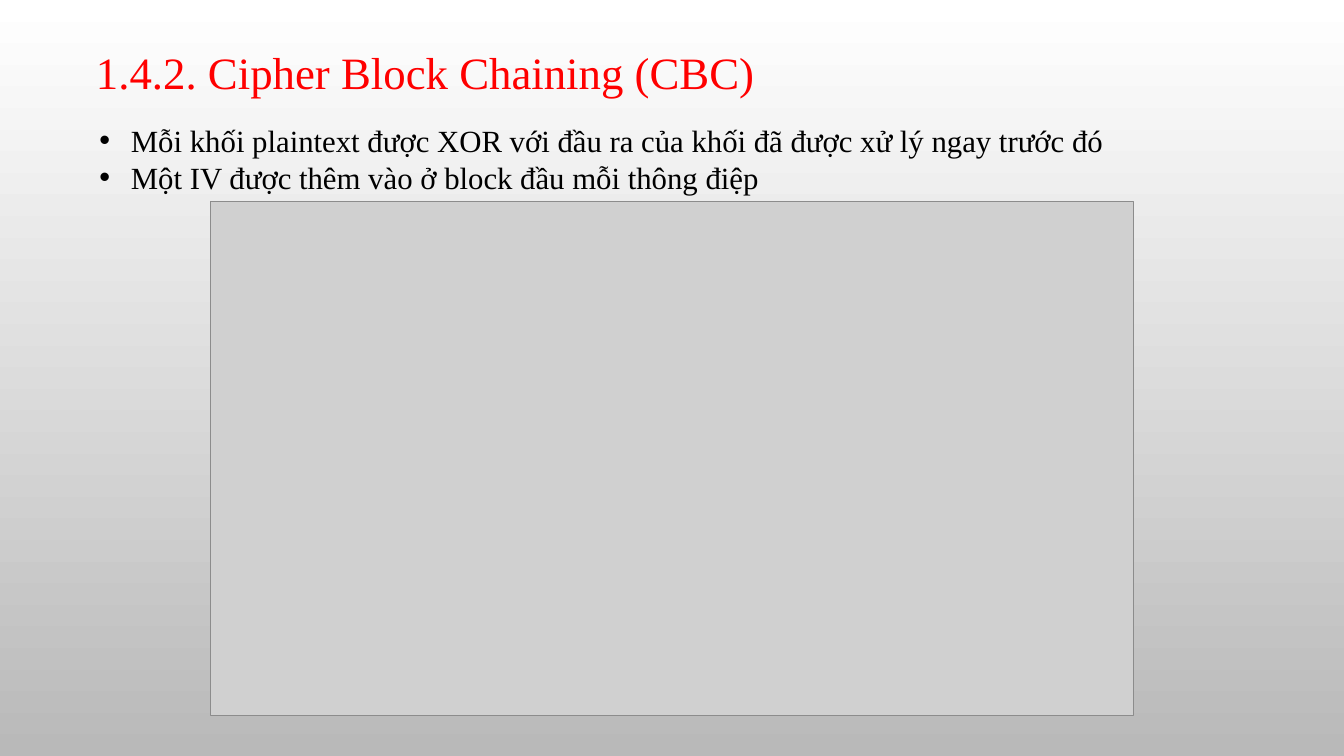
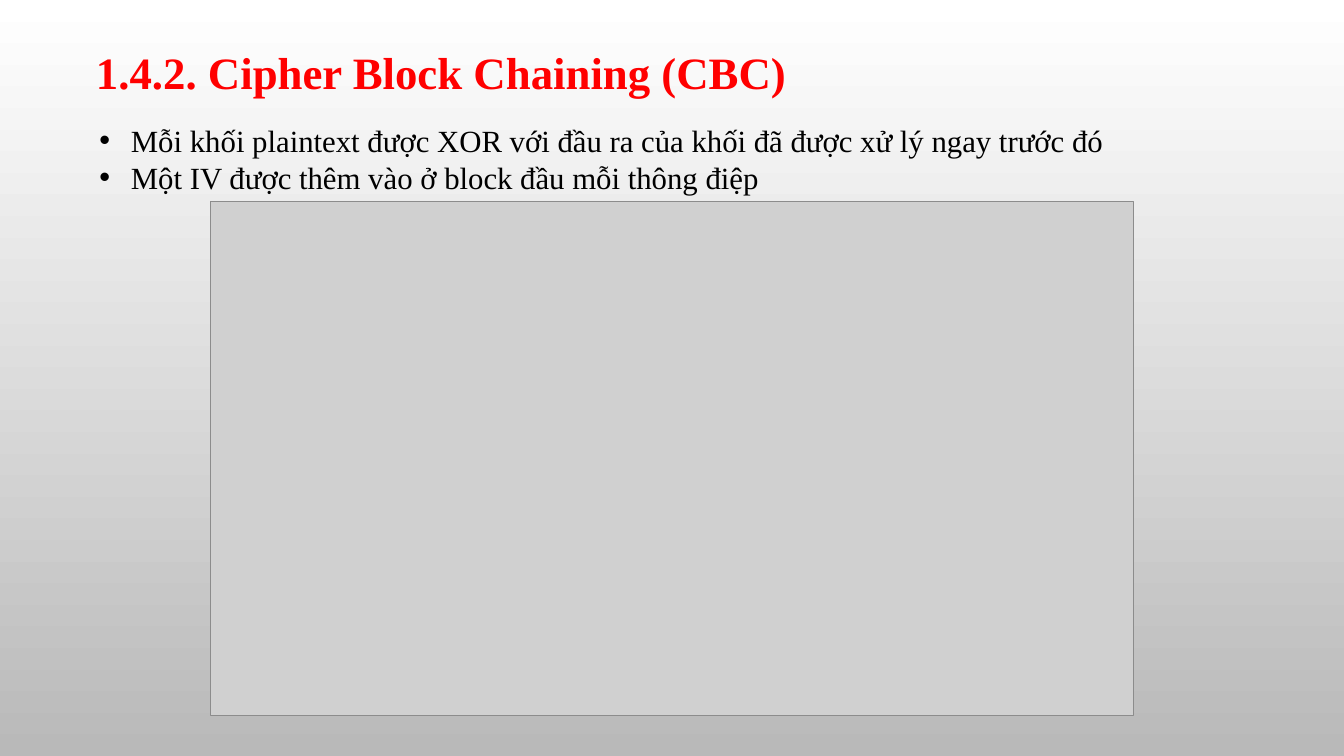
Before and after one commit to hoangtu041997/PM-Final, a slide deck: slide 17 of Slide.pptx. Drawn at 1344x756 pixels with LibreOffice and Linux fonts; fonts in the diff are those of the drawing; grey boxes stand for pictures; background and template pictures are left out. Boxes give left, top, right and bottom in pixels: in the first picture for what was removed or moved away, otherwise in the second. Text is boxed around its words. In the diff, an @@ line names an element or a change of style, - is before the commit and + after.

```diff
--- a/Slide.pptx
+++ b/Slide.pptx
@@ text "1.4.2. Cipher Block Chaining (CBC)" at <box>96,58,785,99</box>: bold on @@
```
Also in this commit, not shown: 3 other slides changed.
